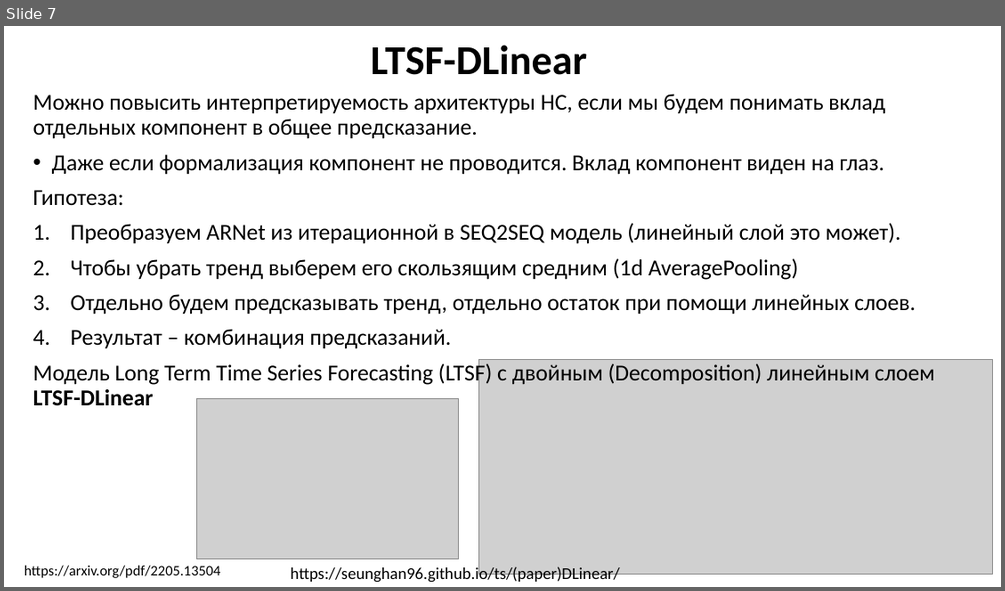
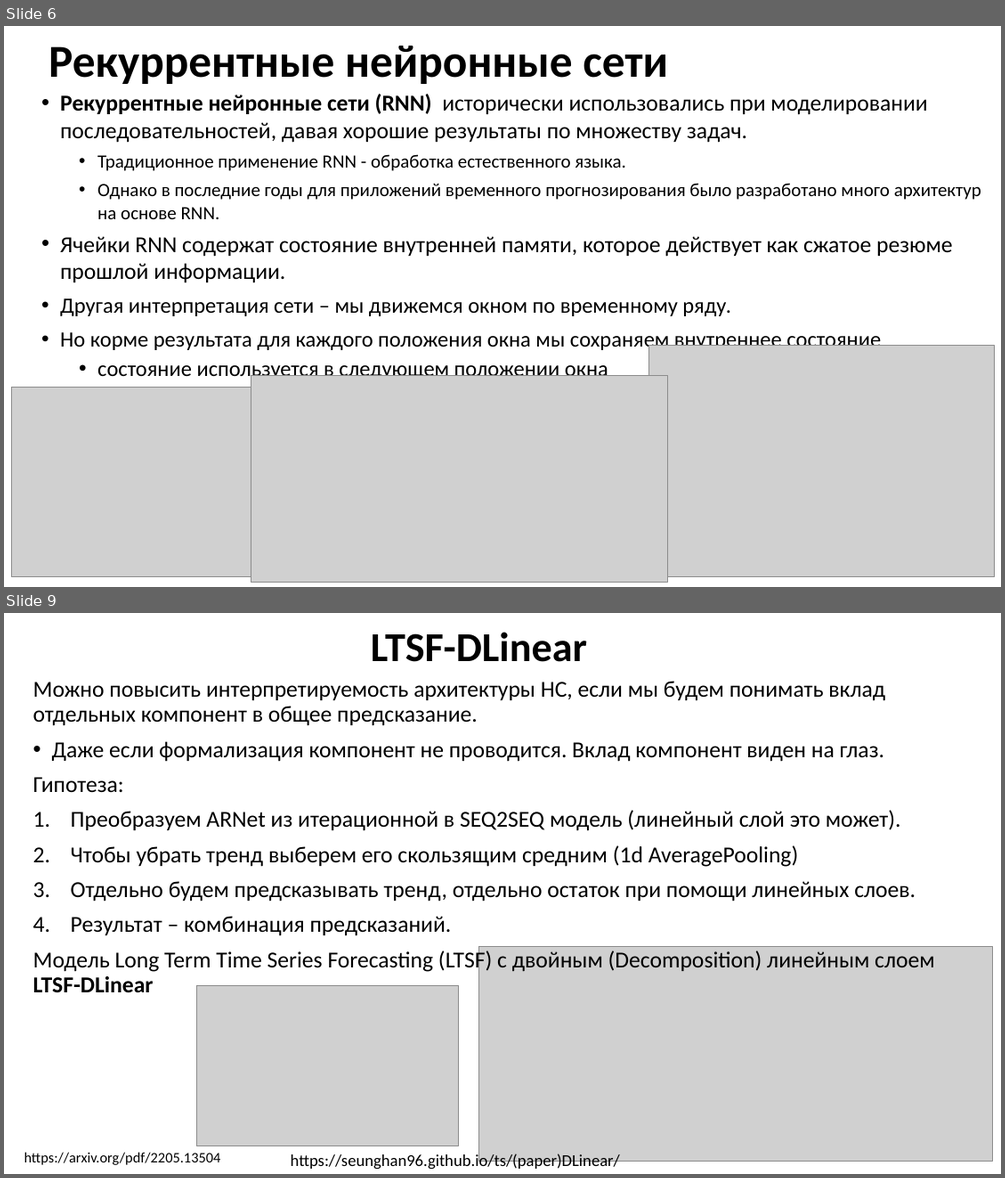
Before and after one commit to MVRonkin/TimeSeriesCourse, a slide deck: 2025/LEC/07-2 RNN.pptx. Shown one above the other, each under a label of ours: slide 7 before the commit, slides 6 and 9 after it; the slides between them are not shown. The pictures are 1005x591 and 1005x1178 pixels, drawn with LibreOffice and Linux fonts; fonts in the diff are those of the drawing; grey boxes stand for pictures. Boxes give left, top, right and bottom in pixels: in the first picture for what was removed or moved away, otherwise in the second. Text is boxed around its words. In the diff, an @@ line names an element or a change of style, - is before the commit and + after.

```diff
--- a/2025/LEC/07-2 RNN.pptx
+++ b/2025/LEC/07-2 RNN.pptx
@@ slide 6 added at box(4, 26, 1001, 587), background #FFFFFF @@
@@ title added at box(48, 46, 668, 84), 44 pt, text #000000, bold @@
+Рекуррентные нейронные сети
@@ rectangle added at box(495, 26, 510, 46), fill #FFFFFF @@
@@ text added at box(60, 94, 981, 381), 22 pt, text #000000 @@
+• Рекуррентные нейронные сети (RNN) исторически использовались при моделировании последовательностей, давая хорошие результаты по множеству задач.
+  • Традиционное применение RNN - обработка естественного языка.
+  • Однако в последние годы для приложений временного прогнозирования было разработано много архитектур на основе RNN.
+• Ячейки RNN содержат состояние внутренней памяти, которое действует как сжатое резюме прошлой информации.
+• Другая интерпретация сети – мы движемся окном по временному ряду.
+• Но корме результата для каждого положения окна мы сохраняем внутреннее состояние
+  • состояние используется в следующем положении окна
@@ picture added at box(648, 345, 994, 576) @@
@@ picture added at box(11, 387, 251, 577) @@
@@ picture added at box(251, 375, 667, 581) @@
@@ what was slide 7 is now slide 9 @@
```
Also in this commit, not shown: 1 slide changed, 1 other slide added, 1 slide removed.
